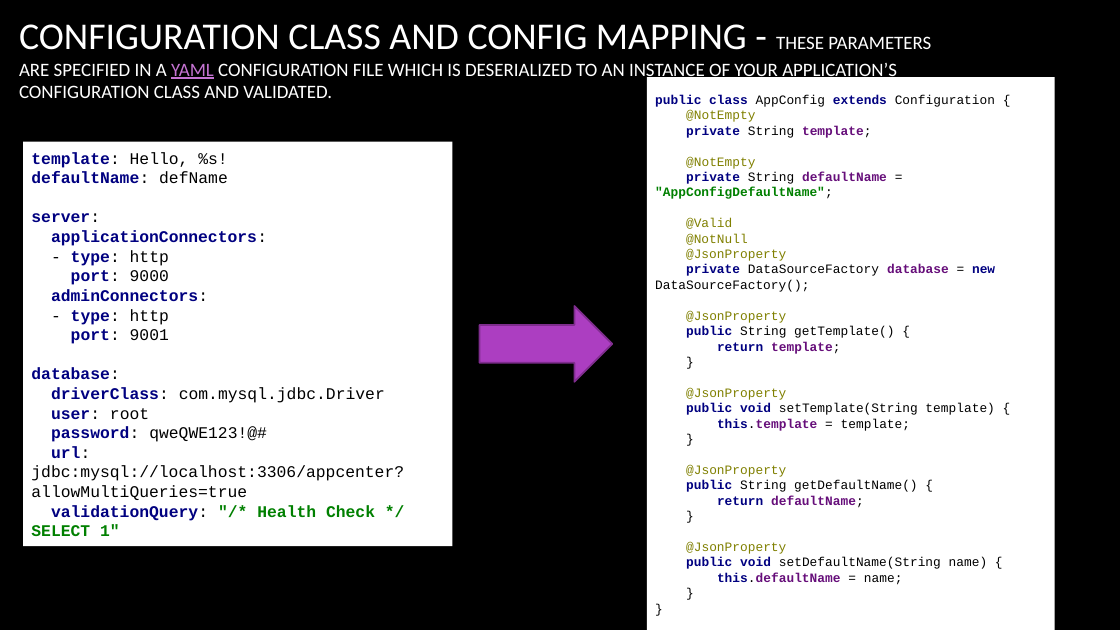
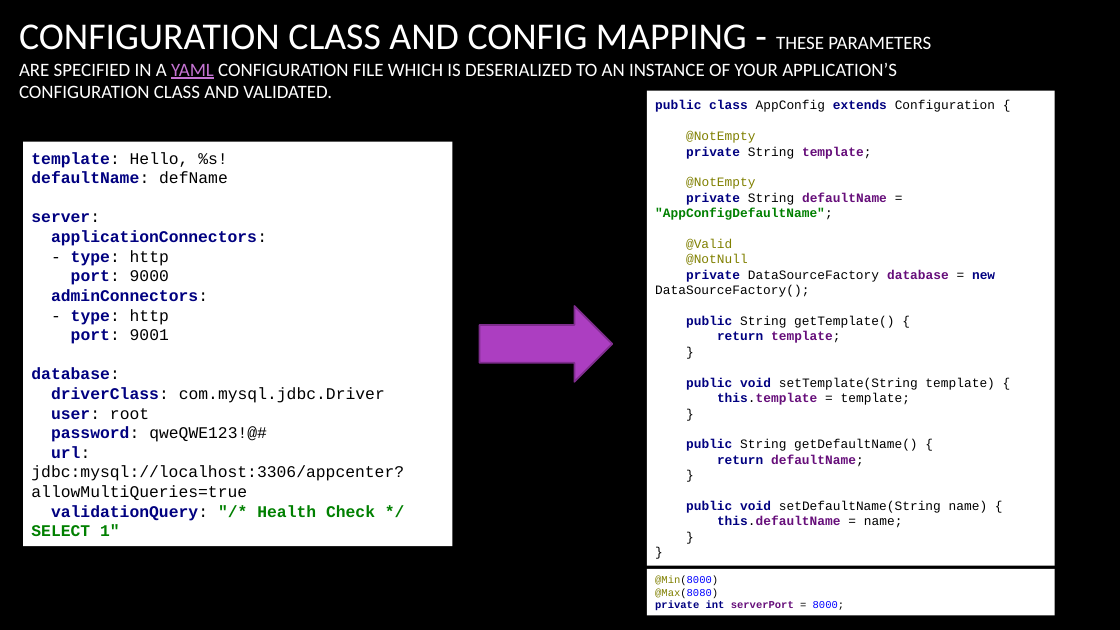
Before and after one commit to arenat/wiza_1, a slide deck: slide 11 of wiza.pptx. Drawn at 1120x630 pixels with LibreOffice and Linux fonts; fonts in the diff are those of the drawing; background and template pictures are left out. Boxes give left, top, right and bottom in pixels: in the first picture for what was removed or moved away, otherwise in the second. Text is boxed around its words. In the diff, an @@ line names an element or a change of style, - is before the commit and + after.

Commit message:
update presentation

```diff
--- a/wiza.pptx
+++ b/wiza.pptx
@@ rectangle "public class AppConfig extends Configuration ...": place and size @@
-rectangle "public class AppConfig extends Configuration ..." at <box>647,77,1054,630</box>
+rectangle "public class AppConfig extends Configuration ..." at <box>647,91,1054,565</box>
@@ text in rectangle at <box>655,100,995,528</box>: text changed @@
-public class AppConfig extends Configuration {
-@NotEmpty
-private String template;
-@NotEmpty
-private String defaultName = "AppConfigDefaultName";
-@Valid
-@NotNull
-@JsonProperty
-private DataSourceFactory database = new DataSourceFactory();
-@JsonProperty
-public String getTemplate() {
-return template;
-}
-@JsonProperty
-public void setTemplate(String template) {
-this.template = template;
-}
-@JsonProperty
-public String getDefaultName() {
-return defaultName;
-}
-@JsonProperty
-public void setDefaultName(String name) {
-this.defaultName = name;
-}
-}
+public class AppConfig extends Configuration {
+@NotEmpty
+private String template;
+@NotEmpty
+private String defaultName = "AppConfigDefaultName";
+@Valid
+@NotNull
+private DataSourceFactory database = new DataSourceFactory();
+public String getTemplate() {
+return template;
+}
+public void setTemplate(String template) {
+this.template = template;
+}
+public String getDefaultName() {
+return defaultName;
+}
+public void setDefaultName(String name) {
+this.defaultName = name;
+}
+}
@@ rectangle added at <box>647,569,1054,616</box>, fill #FFFFFF, 9 pt, text #0000FF @@
+@Min(8000)
+@Max(8080)
+private int serverPort = 8000;
```
Also in this commit, not shown: 10 other slides changed, 7 slides added, 2 other files.
